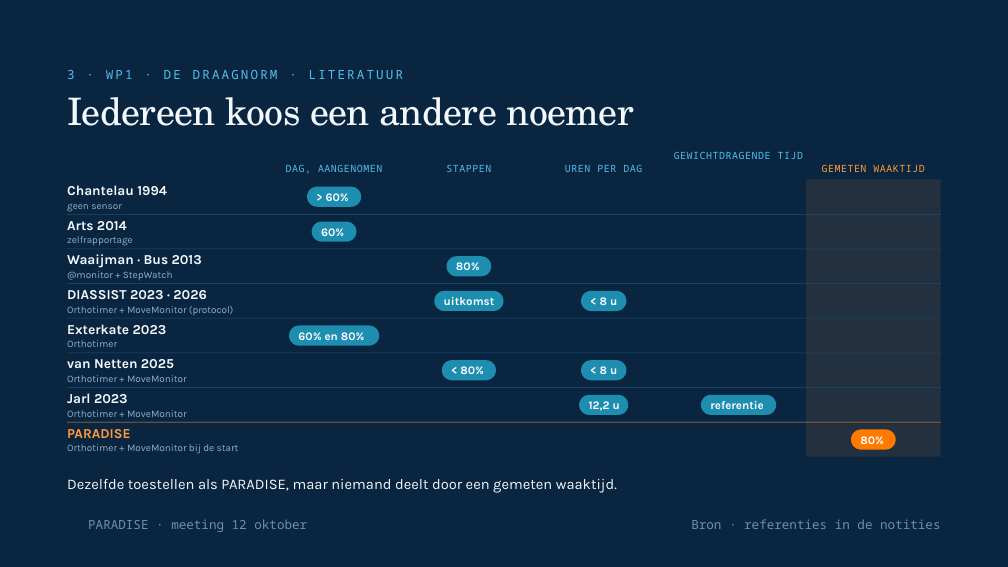
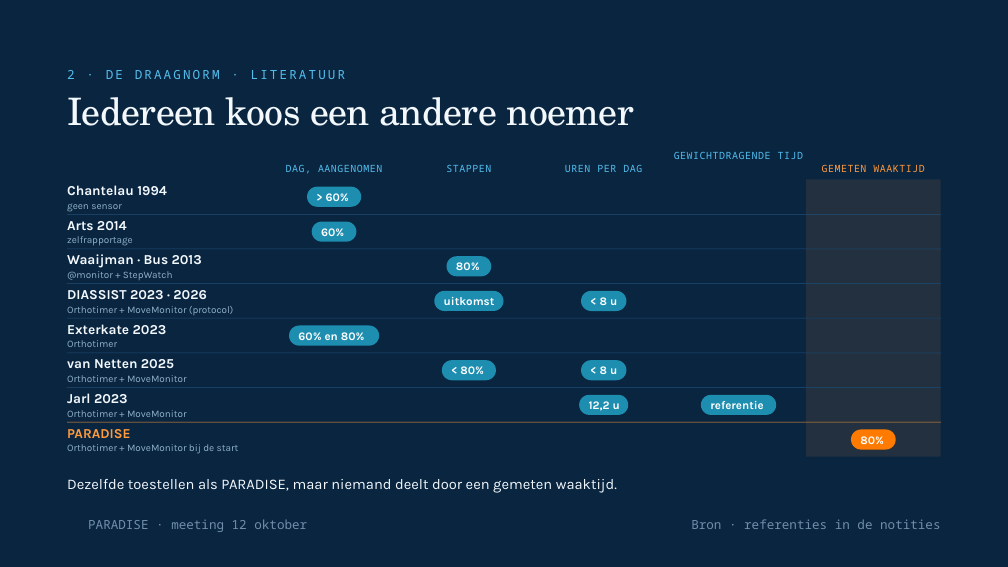
Before and after one commit to Dellfs/paradise-project, a slide deck: slide 11 of PARADISE_presentatie/webdecks/PARADISE_voetklinieken_12okt.pptx (slide 12 before the commit). Drawn at 1008x567 pixels with LibreOffice and Linux fonts; fonts in the diff are those of the drawing; background and template pictures are left out. Boxes give left, top, right and bottom in pixels: in the first picture for what was removed or moved away, otherwise in the second. Text is boxed around its words. In the diff, an @@ line names an element or a change of style, - is before the commit and + after.

```diff
--- a/PARADISE_presentatie/webdecks/PARADISE_voetklinieken_12okt.pptx
+++ b/PARADISE_presentatie/webdecks/PARADISE_voetklinieken_12okt.pptx
@@ text at bbox=[67, 70, 345, 79]: text changed @@
-3 · WP1 · DE DRAAGNORM · LITERATUUR
+2 · DE DRAAGNORM · LITERATUUR
```
Also in this commit, not shown: 10 other slides changed.
